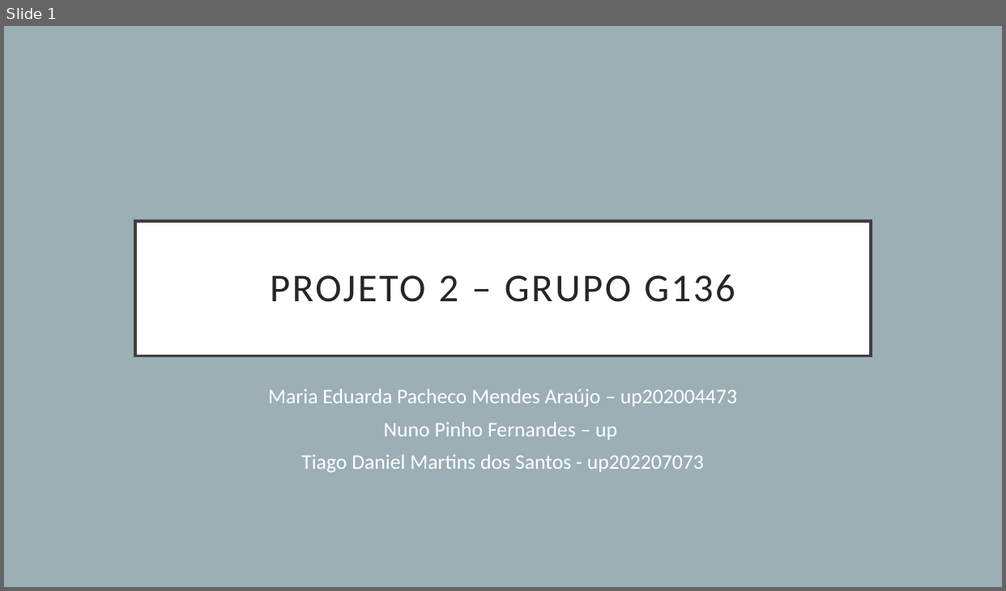
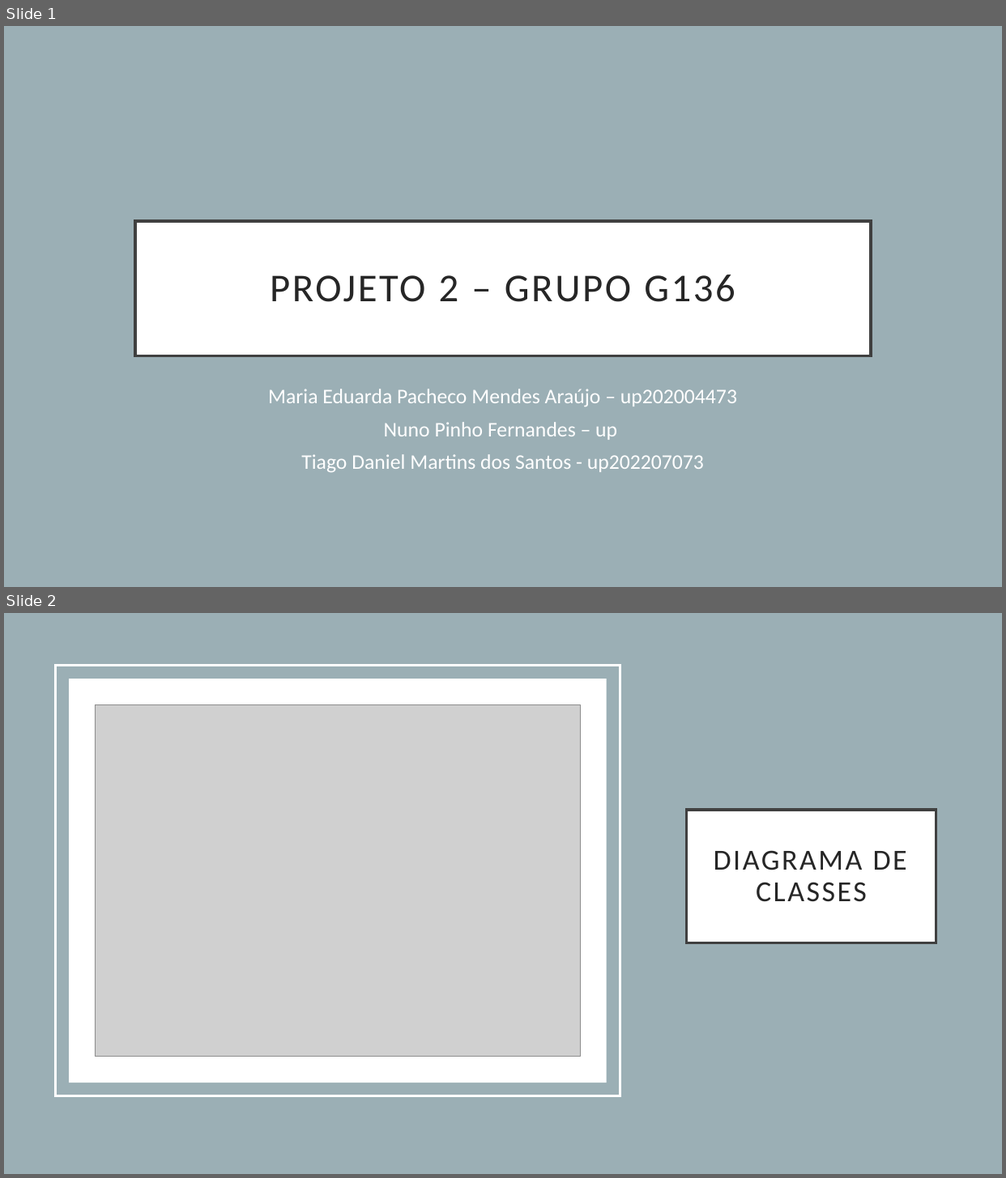
Before and after one commit to Eduarda34/FEUP-AED-23.24-Proj2, a slide deck: Apresentação.pptx. Shown one above the other, each under a label of ours: slide 1 before the commit, slides 1 and 2 after it. The pictures are 1006x591 and 1006x1178 pixels, drawn with LibreOffice and Linux fonts; fonts in the diff are those of the drawing; grey boxes stand for pictures. Boxes give left, top, right and bottom in pixels: in the first picture for what was removed or moved away, otherwise in the second. Text is boxed around its words. In the diff, an @@ line names an element or a change of style, - is before the commit and + after.

Commit message:
diagrama de classes

```diff
--- a/Apresentação.pptx
+++ b/Apresentação.pptx
@@ slide 2 added at bbox=[4, 613, 1002, 1174], background #9BAFB5 @@
@@ rectangle added at bbox=[56, 666, 620, 1097], outline #FFFFFF 2.5 pt @@
@@ rectangle added at bbox=[69, 679, 607, 1083], fill #FFFFFF @@
@@ picture added at bbox=[96, 705, 581, 1057] @@
@@ title added at bbox=[687, 810, 936, 943], fill #FFFFFF, outline #404040 2.5 pt, 28 pt, text #262626 @@
+DIAGRAMA DE CLASSES
```
Also in this commit, not shown: 6 other slides added, 1 slide removed, 2 other files.
